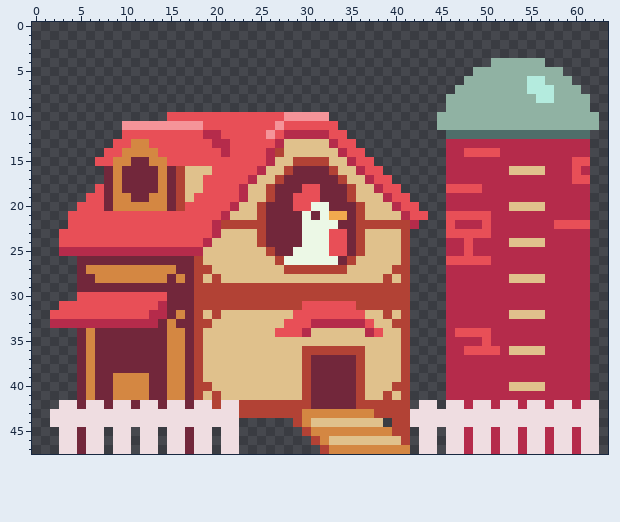
Edited in one commit: pixel-art file (Assets/Sprites/houses.aseprite). Above, as it was before the edit.
64x48 pixels, 1 frame.
New version:
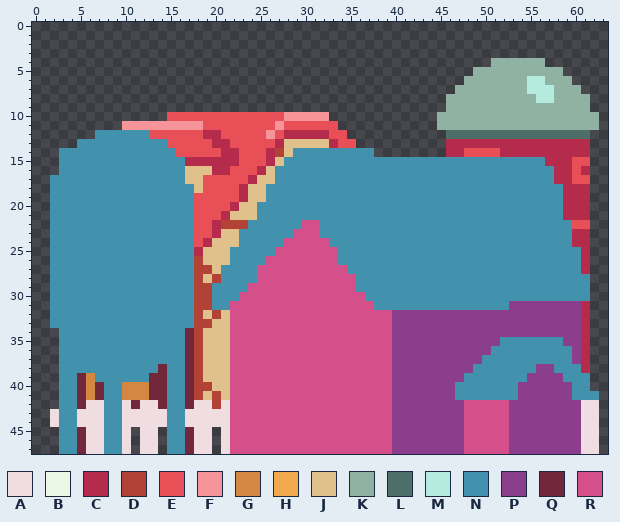
Palette (. is transparent): A #efdde1  B #ecf8e6  C #b52b4b  D #b24235  E #e84f57  F #f59499  G #d48742  H #f1a94e  J #e0c18c  K #90b2a3  L #4e6e6a  M #b4ebde  N #4392ad  P #8b3e8c  Q #72273b  R #d54f8a
Edits made:
layer "chicken coop" added
Changed rows in their new state; - is an unchanged pixel.
Layer "Layer 2":
first column x 2:
12 -----NNNNNN--------------------------------------------------
13 ---NNNNNNNNNN------------------------------------------------
14 -NNNNNNNNNNNNN------C------NNNNNNNNN-------------------------
15 -NNNNNNNNNNNNNNCCCCCC-----NNNNNNNNNNNNNNNNNNNNNNNNNNNNN------
16 -NNNNNNNNNNNNNN---CC-----NNNNNNNNNNNNNNNNNNNNNNNNNNNNNNN-----
17 NNNNNNNNNNNNNNN----------NNNNNNNNNNNNNNNNNNNNNNNNNNNNNNN-----
18 NNNNNNNNNNNNNNNN--------NNNNNNNNNNNNNNNNNNNNNNNNNNNNNNNNN----
19 NNNNNNNNNNNNNNNN--------NNNNNNNNNNNNNNNNNNNNNNNNNNNNNNNNN----
20 NNNNNNNNNNNNNNNN-------NNNNNNNNNNNNNNNNNNNNNNNNNNNNNNNNNN----
21 NNNNNNNNNNNNNNNN-------NNNNNNNNNNNNNNNNNNNNNNNNNNNNNNNNNN----
22 NNNNNNNNNNNNNNNN------NNNNNNRRNNNNNNNNNNNNNNNNNNNNNNNNNNNN---
23 NNNNNNNNNNNNNNNN-----NNNNNNRRRNNNNNNNNNNNNNNNNNNNNNNNNNNNN---
24 NNNNNNNNNNNNNNNN-----NNNNNRRRRRNNNNNNNNNNNNNNNNNNNNNNNNNNN---
25 NNNNNNNNNNNNNNNN----NNNNNRRRRRRRNNNNNNNNNNNNNNNNNNNNNNNNNNN--
26 NNNNNNNNNNNNNNNN----NNNNRRRRRRRRNNNNNNNNNNNNNNNNNNNNNNNNNNN--
27 NNNNNNNNNNNNNNNN---NNNNRRRRRRRRRRNNNNNNNNNNNNNNNNNNNNNNNNNN--
28 NNNNNNNNNNNNNNNN---NNNNRRRRRRRRRRRNNNNNNNNNNNNNNNNNNNNNNNNNN-
29 NNNNNNNNNNNNNNNN--NNNNRRRRRRRRRRRRNNNNNNNNNNNNNNNNNNNNNNNNNN-
30 NNNNNNNNNNNNNNNN--NNNRRRRRRRRRRRRRRNNNNNNNNNNNNNNNNNNNNNNNNN-
31 NNNNNNNNNNNNNNNN--NNRRRRRRRRRRRRRRRRNNNNNNNNNNNNNNNPPPPPPPP--
32 NNNNNNNNNNNNNNNN----RRRRRRRRRRRRRRRRRRPPPPPPPPPPPPPPPPPPPPP--
33 NNNNNNNNNNNNNNNN----RRRRRRRRRRRRRRRRRRPPPPPPPPPPPPPPPPPPPPP--
34 -NNNNNNNNNNNNNN-----RRRRRRRRRRRRRRRRRRPPPPPPPPPPPPPPPPPPPPP--
35 -NNNNNNNNNNNNNN-----RRRRRRRRRRRRRRRRRRPPPPPPPPPPPPNNNNNNNPP--
36 -NNNNNNNNNNNNNN-----RRRRRRRRRRRRRRRRRRPPPPPPPPPPPNNNNNNNNNP--
37 -NNNNNNNNNNNNNN-----RRRRRRRRRRRRRRRRRRPPPPPPPPPPNNNNNNNNNNP--
38 -NNNNNNNNNNN-NN-----RRRRRRRRRRRRRRRRRRPPPPPPPPPNNNNNNNPPNNN--
39 -NN--NNNNNN--NN-----RRRRRRRRRRRRRRRRRRPPPPPPPPNNNNNNNPPPPNNN-
40 -NN---NN-----NN-----RRRRRRRRRRRRRRRRRRPPPPPPPNNNNNNNPPPPPPNN-
41 -NN---NN-----NN-----RRRRRRRRRRRRRRRRRRPPPPPPPNNNNNNNPPPPPPNNN
42 -NN---NN-----NN-----RRRRRRRRRRRRRRRRRRPPPPPPPPRRRRRPPPPPPPP--
43 -NN---NN-----NN-----RRRRRRRRRRRRRRRRRRPPPPPPPPRRRRRPPPPPPPP--
44 -NN---NN-----NN-----RRRRRRRRRRRRRRRRRRPPPPPPPPRRRRRPPPPPPPP--
45 -NN---NN-----NN-----RRRRRRRRRRRRRRRRRRPPPPPPPPRRRRRPPPPPPPP--
46 -NN---NN-----NN-----RRRRRRRRRRRRRRRRRRPPPPPPPPRRRRRPPPPPPPP--
47 -NN---NN-----NN-----RRRRRRRRRRRRRRRRRRPPPPPPPPRRRRRPPPPPPPP--
Pixel boxes of the changes (left, top, right, bottom) in both pictures:
changed: (50, 130, 599, 454)
